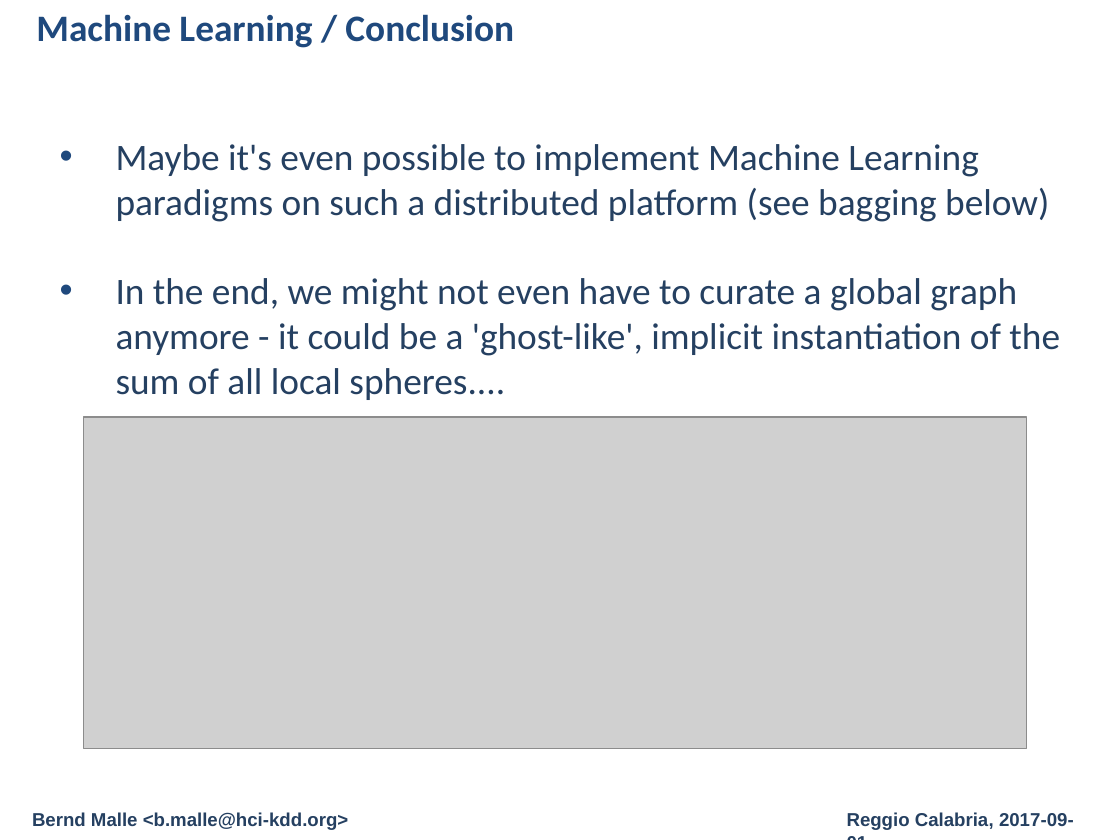
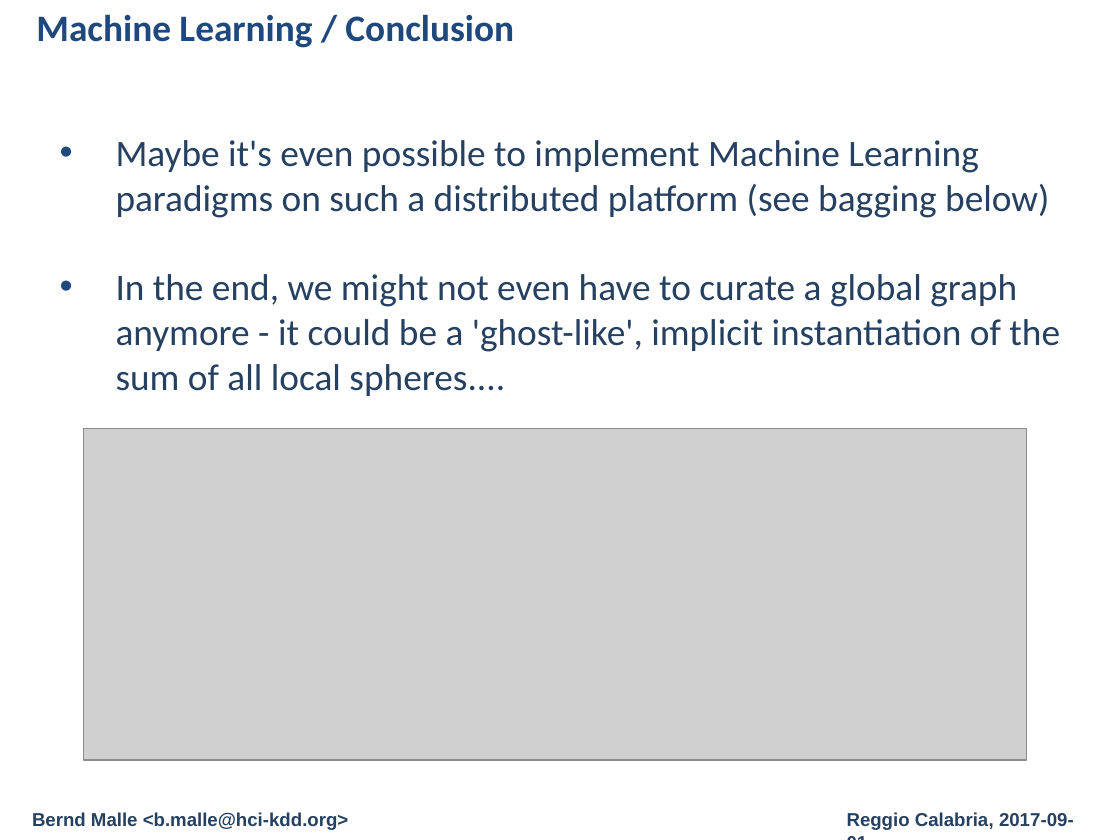
Before and after one commit to cassinius/phd-presentations, a slide deck: slide 15 of 2017/CD-MAKE_2017/Fed/Federated_Learning_Local_Sphere.pptx (slide 11 before the commit). Drawn at 1120x840 pixels with LibreOffice and Linux fonts; fonts in the diff are those of the drawing; grey boxes stand for pictures; background and template pictures are left out. Boxes give left, top, right and bottom in pixels: in the first picture for what was removed or moved away, otherwise in the second. Text is boxed around its words. In the diff, an @@ line names an element or a change of style, - is before the commit and + after.

```diff
--- a/2017/CD-MAKE_2017/Fed/Federated_Learning_Local_Sphere.pptx
+++ b/2017/CD-MAKE_2017/Fed/Federated_Learning_Local_Sphere.pptx
@@ text "Maybe it's even possible to ...": place and size @@
-text "Maybe it's even possible to ..." at (116,144,1060,400)
+text "Maybe it's even possible to ..." at (116,140,1060,396)
@@ picture: place and size @@
-picture at (84,417,1027,748)
+picture at (84,428,1027,759)
```
Also in this commit, not shown: 3 other slides changed, 4 slides added, 5 other files.
